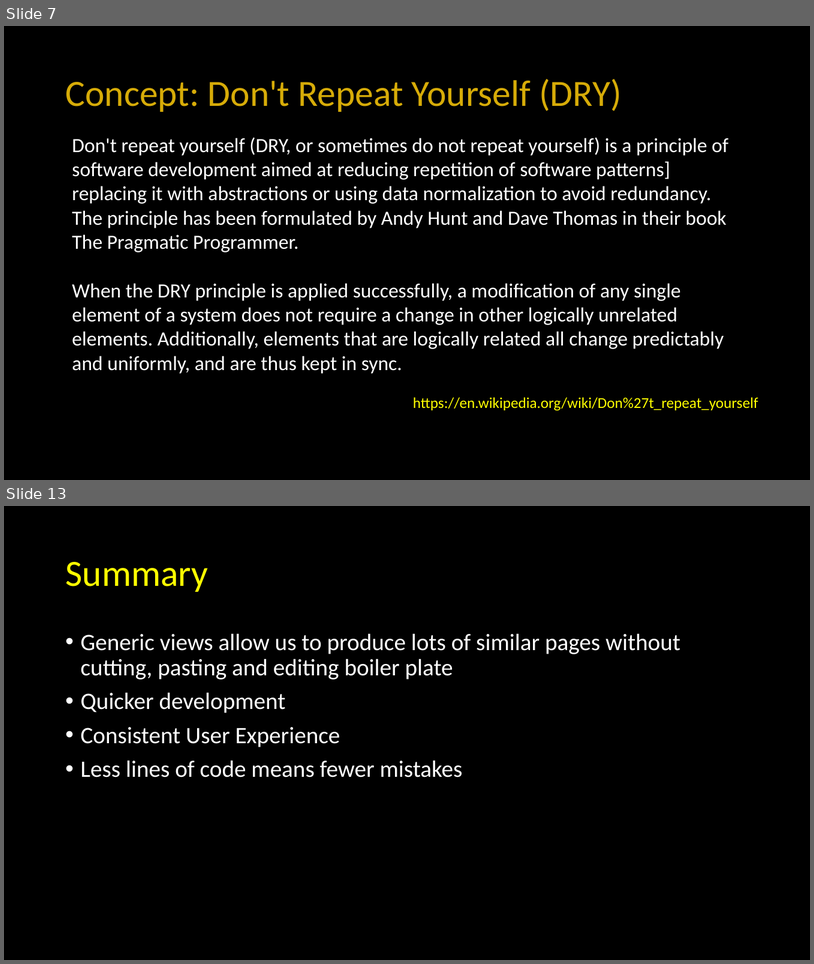
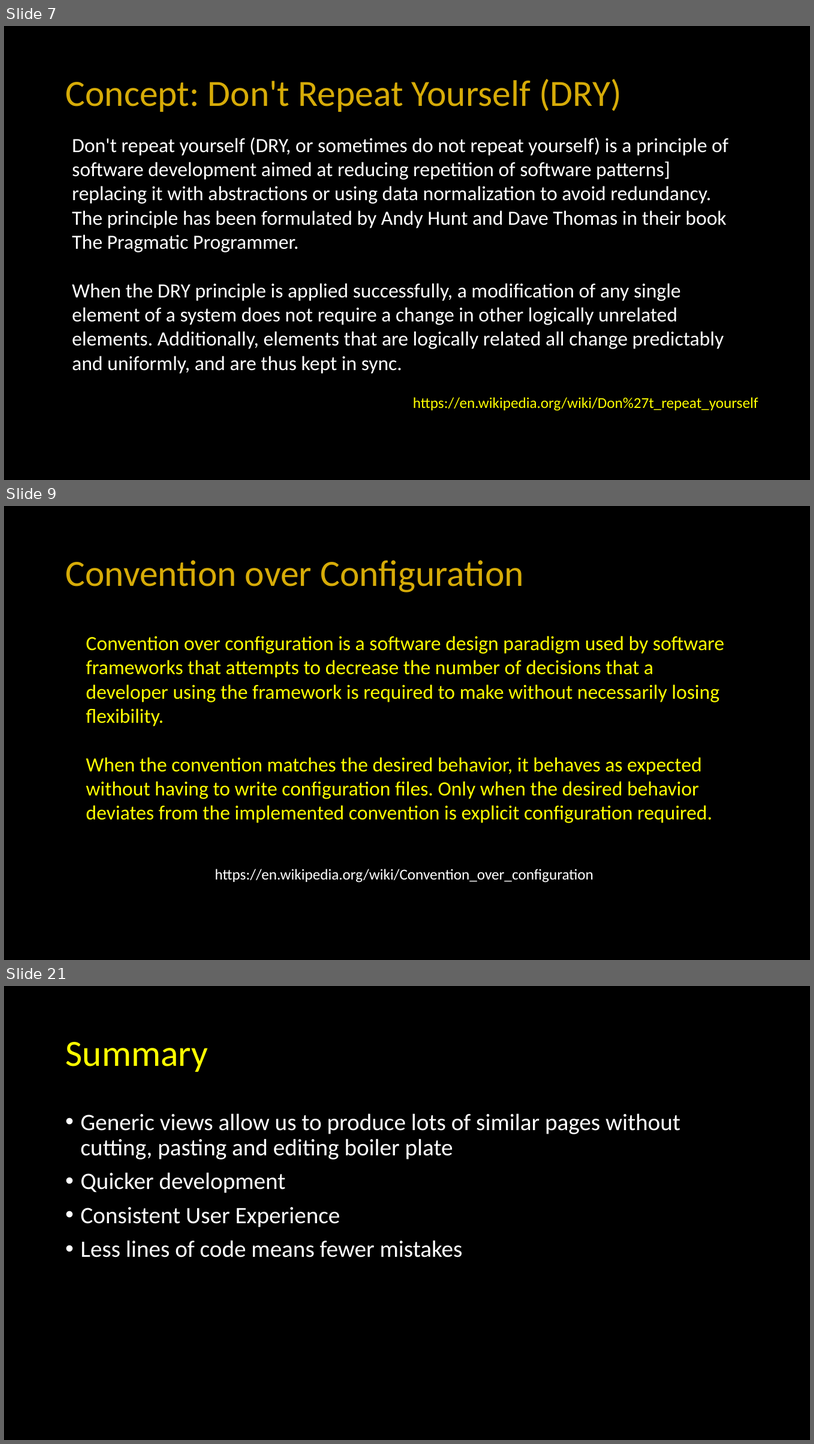
Before and after one commit to csev/dj4e, a slide deck: lectures/DJ-07-Views-Generic.pptx. Shown one above the other, each under a label of ours: slides 7 and 13 before the commit, slides 7, 9 and 21 after it; the slides between them are not shown. The pictures are 814x964 and 814x1444 pixels, drawn with LibreOffice and Linux fonts; fonts in the diff are those of the drawing. Boxes give left, top, right and bottom in pixels: in the first picture for what was removed or moved away, otherwise in the second. Text is boxed around its words. In the diff, an @@ line names an element or a change of style, - is before the commit and + after.

```diff
--- a/lectures/DJ-07-Views-Generic.pptx
+++ b/lectures/DJ-07-Views-Generic.pptx
@@ slide 9 added at box(4, 506, 810, 960), background #000000 @@
@@ title added at box(65, 560, 524, 592), 44 pt, text #D7AC08 @@
+Convention over Configuration
@@ text added at box(86, 636, 725, 823), 24 pt, text #FFFF00 @@
+Convention over configuration is a software design paradigm used by software frameworks that attempts to decrease the number of decisions that a developer using the framework is required to make without necessarily losing flexibility.
+When the convention matches the desired behavior, it behaves as expected without having to write configuration files. Only when the desired behavior deviates from the implemented convention is explicit configuration required.
@@ text added at box(215, 868, 594, 882), 18 pt, text #FFFFFF @@
+https://en.wikipedia.org/wiki/Convention_over_configuration
@@ what was slide 13 is now slide 21 @@
```
Also in this commit, not shown: 5 slides changed, 7 other slides added, 2 slides removed, 2 other files.
